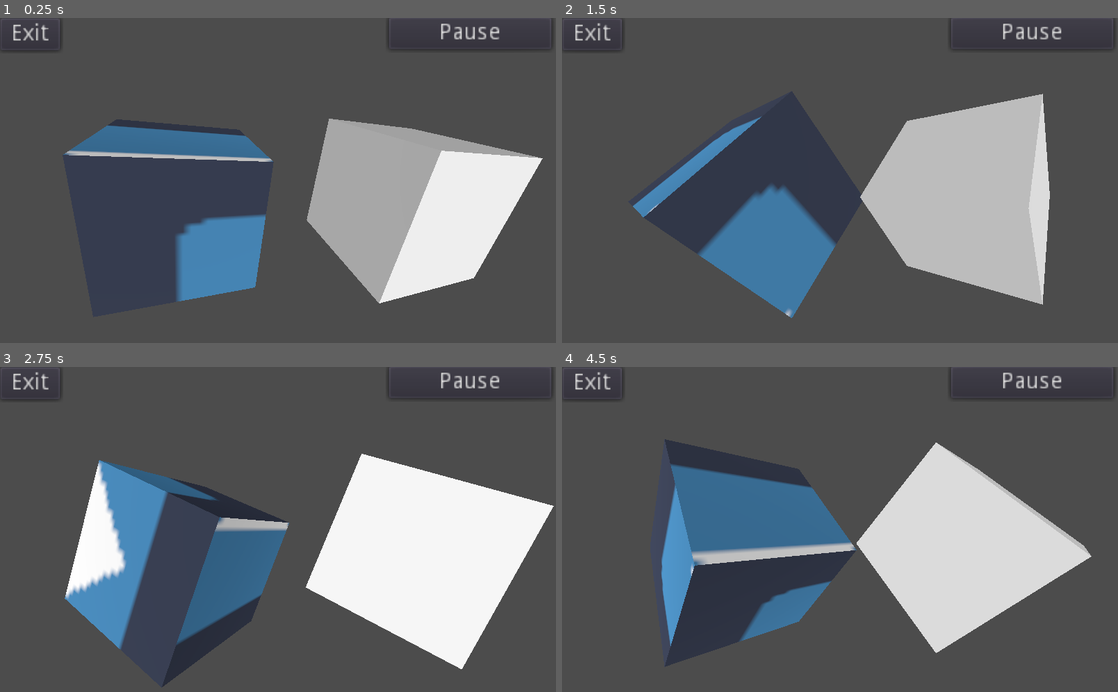
Above: before the commit, frames 1-4 (two rows, left to right).
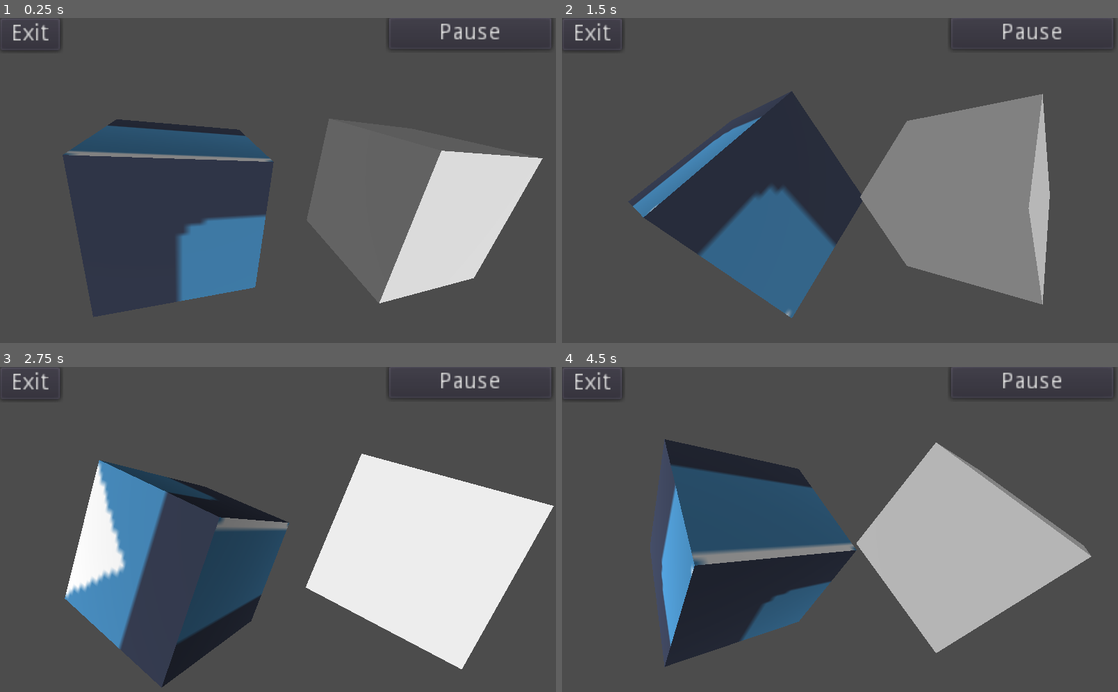
Above: after the commit, the same moments.

Repository: Io-oxicify/SpeenCube
Game: Godot game, scene res://workspace.tscn
The game is run twice, just before and just after one commit, with the same random seed, the same clock (stepped at 60 frames per second) and the same inputs. The engine's default icon, where the game draws it, is replaced by a stand-in: a white triangle on a blue panel in a dark square.
Inputs:
- Up to frame 1 (0.25 s): no input
- Up to frame 2 (1.5 s): no input
- Up to frame 3 (2.75 s): no input
- Up to frame 4 (4.5 s): no input

The runs differ from the first frame. In frame 1, 12% of the frame differs, in the area x 11-98%, y 30-88%; in frame 2, 21%; in frame 3, 4.7%; in frame 4, 22%, in the area x 19-96%, y 23-89%.

Commit message:
Updated to use GLES2

Diff:
--- a/project.godot
+++ b/project.godot
@@ -24,4 +24,5 @@
 
 [rendering]
 
+quality/driver/driver_name="GLES2"
 environment/default_environment="res://default_env.tres"
